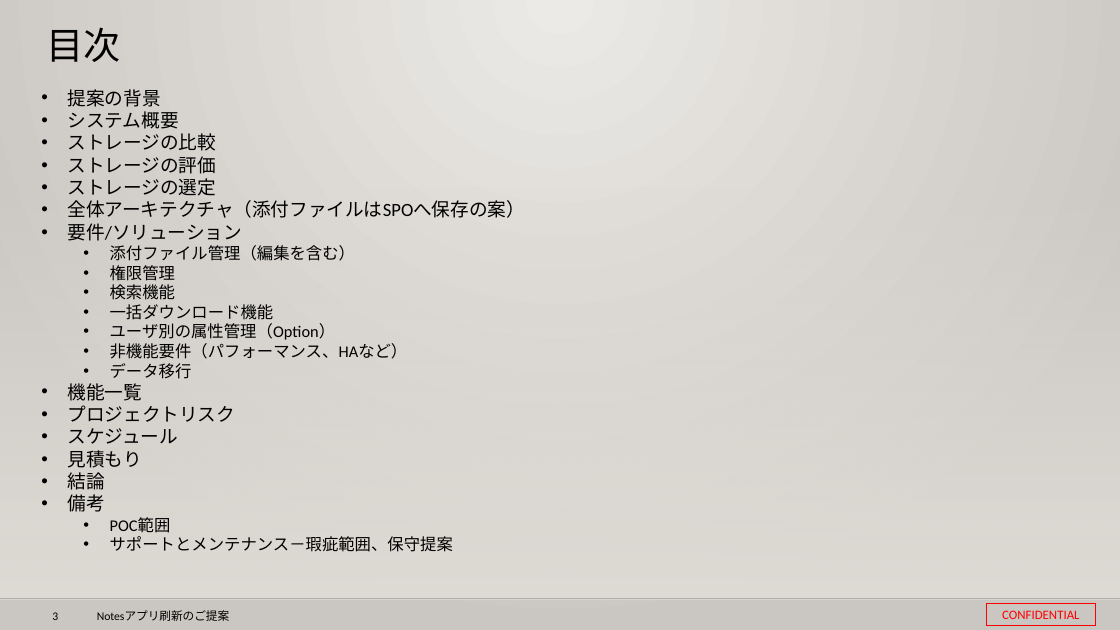
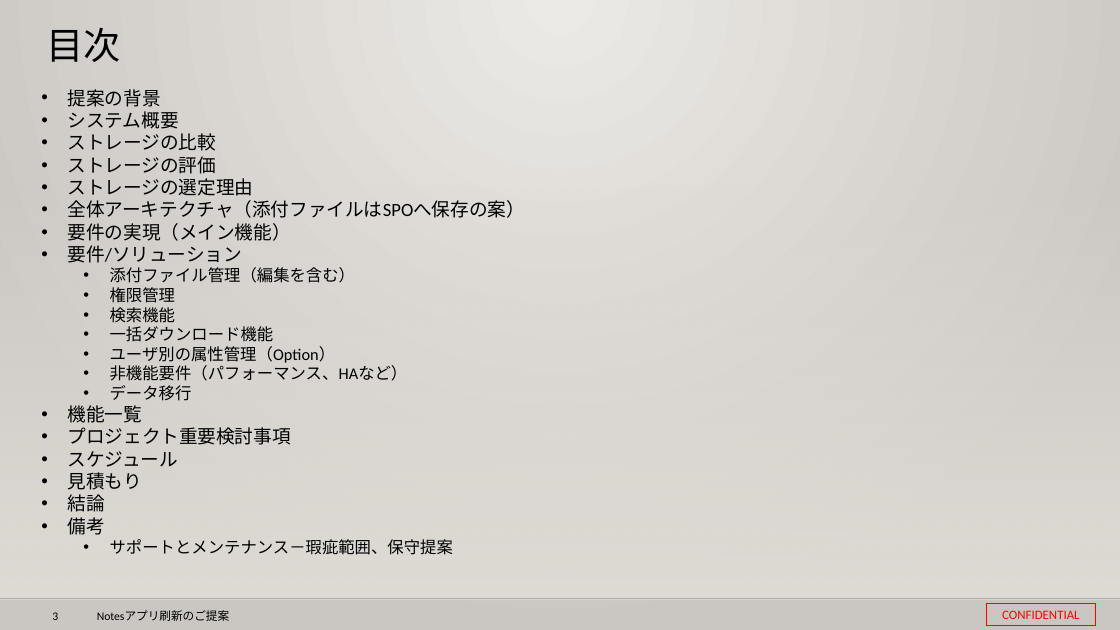
Before and after one commit to 0494938/Notes--CMS-Online, a slide deck: slide 3 of Notesアプリ刷新プロジェクト提案見積もり.v3.pptx. Drawn at 1120x630 pixels with LibreOffice and Linux fonts; fonts in the diff are those of the drawing; background and template pictures are left out. Boxes give left, top, right and bottom in pixels: in the first picture for what was removed or moved away, otherwise in the second. Text is boxed around its words. In the diff, an @@ line names an element or a change of style, - is before the commit and + after.

```diff
--- a/Notesアプリ刷新プロジェクト提案見積もり.v3.pptx
+++ b/Notesアプリ刷新プロジェクト提案見積もり.v3.pptx
@@ text at bbox=[68, 89, 525, 535]: paragraph removed @@
-  • POC範囲
@@ text at bbox=[68, 178, 254, 196]: text changed @@
-• ストレージの選定
+• ストレージの選定理由
@@ text at bbox=[68, 223, 291, 241]: paragraph added @@
+• 要件の実現（メイン機能）
@@ text at bbox=[68, 427, 291, 445]: text changed @@
-• プロジェクトリスク
+• プロジェクト重要検討事項
```
Also in this commit, not shown: 13 other slides changed, 2 slides removed, 1 other file.
